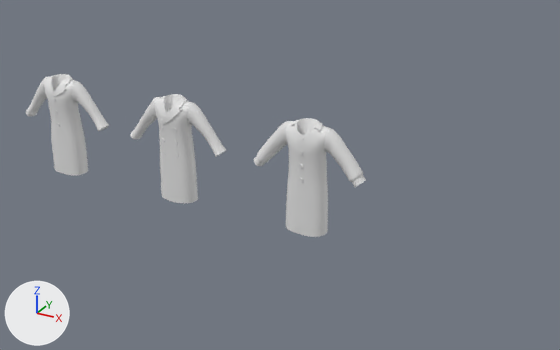
The Blender file Attires/Attires_Outerwear/Attires_Outerwear_ALL.blend: old version first, new version second.
Before and after are seen from a camera (50 mm lens) standing at (5.99, -5.98, 3.92) and looking at (2.63, 0.13, 0.87). Every picture has the same lights, and +X, +Y and +Z are marked at lower left. The first picture is the older version.

Objects in the first picture: 'Attire_Outerwear_OvercoatDoublebreasted', 'Attire_Outerwear_OvercoatDoublebreasted_Sleeves', 'Attire_Outerwear_OvercoatSinglebreasted', 'Attire_Outerwear_OvercoatSinglebreasted_Sleeves', 'Attire_Outerwear_PeasantLongwear', 'Attire_Outerwear_PeasantLongwear_Sleeves'.
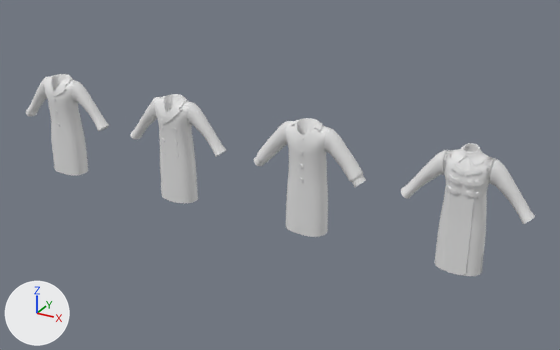
The change, as a diff of the scene's bpy script:
```diff
--- a/Attires/Attires_Outerwear/Attires_Outerwear_ALL.blend.py
+++ b/Attires/Attires_Outerwear/Attires_Outerwear_ALL.blend.py
@@ me_attire_outerwear_overcoatsoviet @@
+me_attire_outerwear_overcoatsoviet.from_pydata(...)  # 1240 vertices, 1343 faces; spans x -0.21..0.21, y -0.15..0.125, z 0.416..1.568
+me_attire_outerwear_overcoatsoviet.polygons.foreach_set('use_smooth', [True] * 1343)
@@ ob_attire_outerwear_overcoatsoviet_sleeves @@
+ob_attire_outerwear_overcoatsoviet_sleeves = bpy.data.objects.new('Attire_Outerwear_OvercoatSoviet_Sleeves', me_attire_outerwear_overcoatdoublebreasted_sleeves.copy())  # the mesh of ob_attire_outerwear_overcoatdoublebreasted_sleeves
+ob_attire_outerwear_overcoatsoviet_sleeves.location = (4.5, 0.0, 0.0)
+_m = ob_attire_outerwear_overcoatsoviet_sleeves.modifiers.new('Mirror', 'MIRROR')
+_m.use_clip = True
@@ ob_attire_outerwear_overcoatsoviet @@
+ob_attire_outerwear_overcoatsoviet = bpy.data.objects.new('Attire_Outerwear_OvercoatSoviet', me_attire_outerwear_overcoatsoviet)
+ob_attire_outerwear_overcoatsoviet.location = (4.5, 0.0, 0.0)
+_m = ob_attire_outerwear_overcoatsoviet.modifiers.new('Mirror', 'MIRROR')
+_m.use_mirror_merge = False
```

Pixel boxes (x1, y1, x2, y2) of what changed, in the pictures (560 x 350 px):
'Attire_Outerwear_OvercoatSoviet', added: after (435, 143, 496, 276)
'Attire_Outerwear_OvercoatSoviet_Sleeves', added: after (401, 150, 535, 224)
